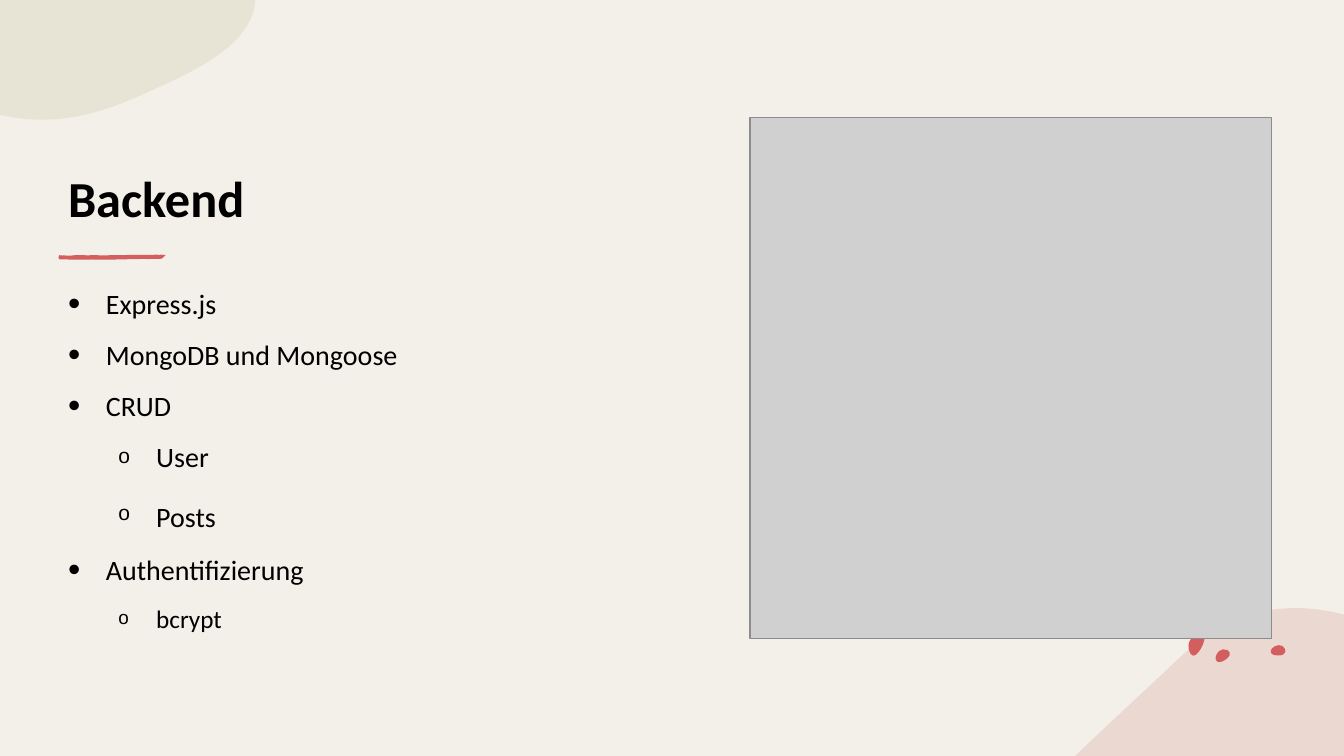
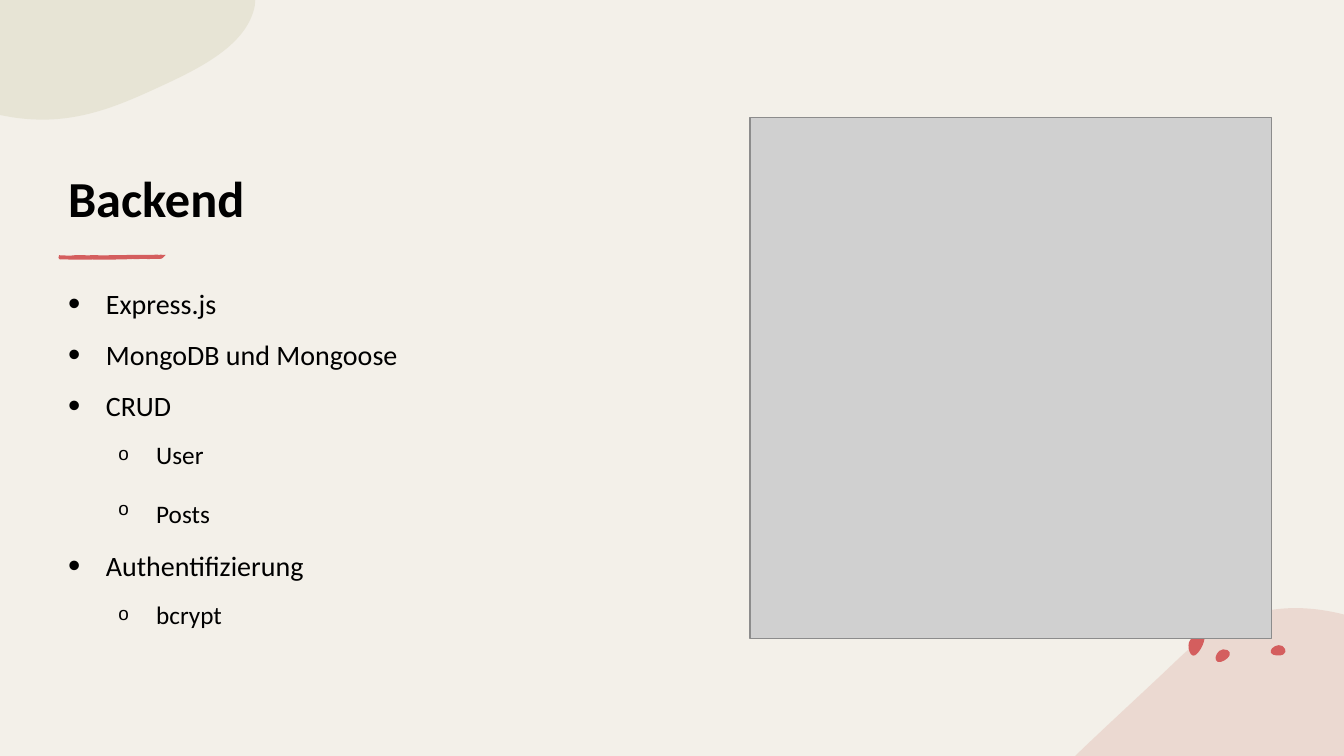
Before and after one commit to simonstreuli/Abschlussprojekt, a slide deck: slide 7 of documents/LinkUpPraesentation.pptx. Drawn at 1344x756 pixels with LibreOffice and Linux fonts; fonts in the diff are those of the drawing; grey boxes stand for pictures. Boxes give left, top, right and bottom in pixels: in the first picture for what was removed or moved away, otherwise in the second. Text is boxed around its words. In the diff, an @@ line names an element or a change of style, - is before the commit and + after.

```diff
--- a/documents/LinkUpPraesentation.pptx
+++ b/documents/LinkUpPraesentation.pptx
@@ text at box(156, 447, 210, 523): size 20 to 18 pt in "User", "Posts" @@
```
Also in this commit, not shown: 6 other slides changed, 1 slide added, 1 slide removed, 7 other files.
